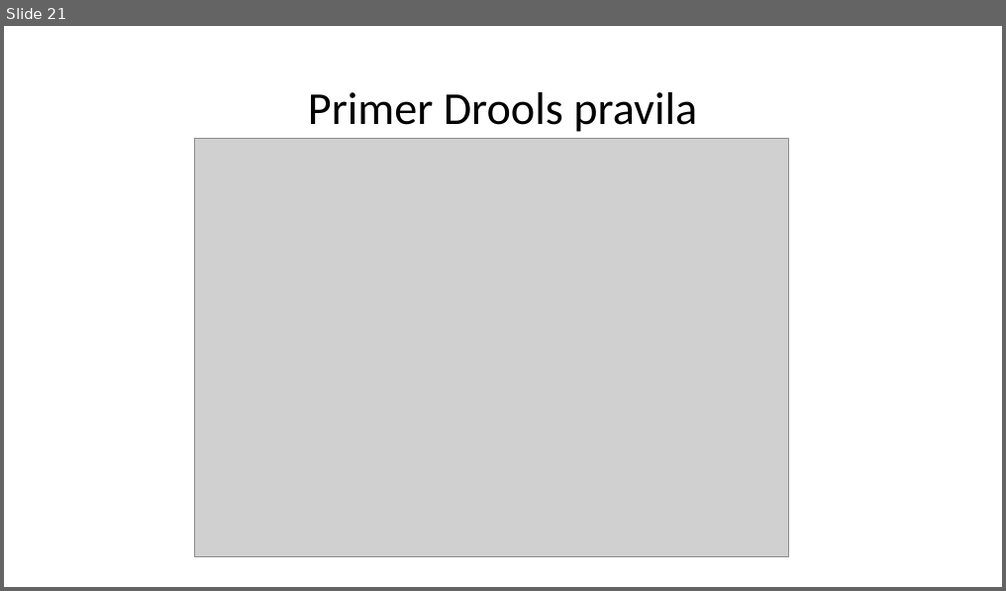
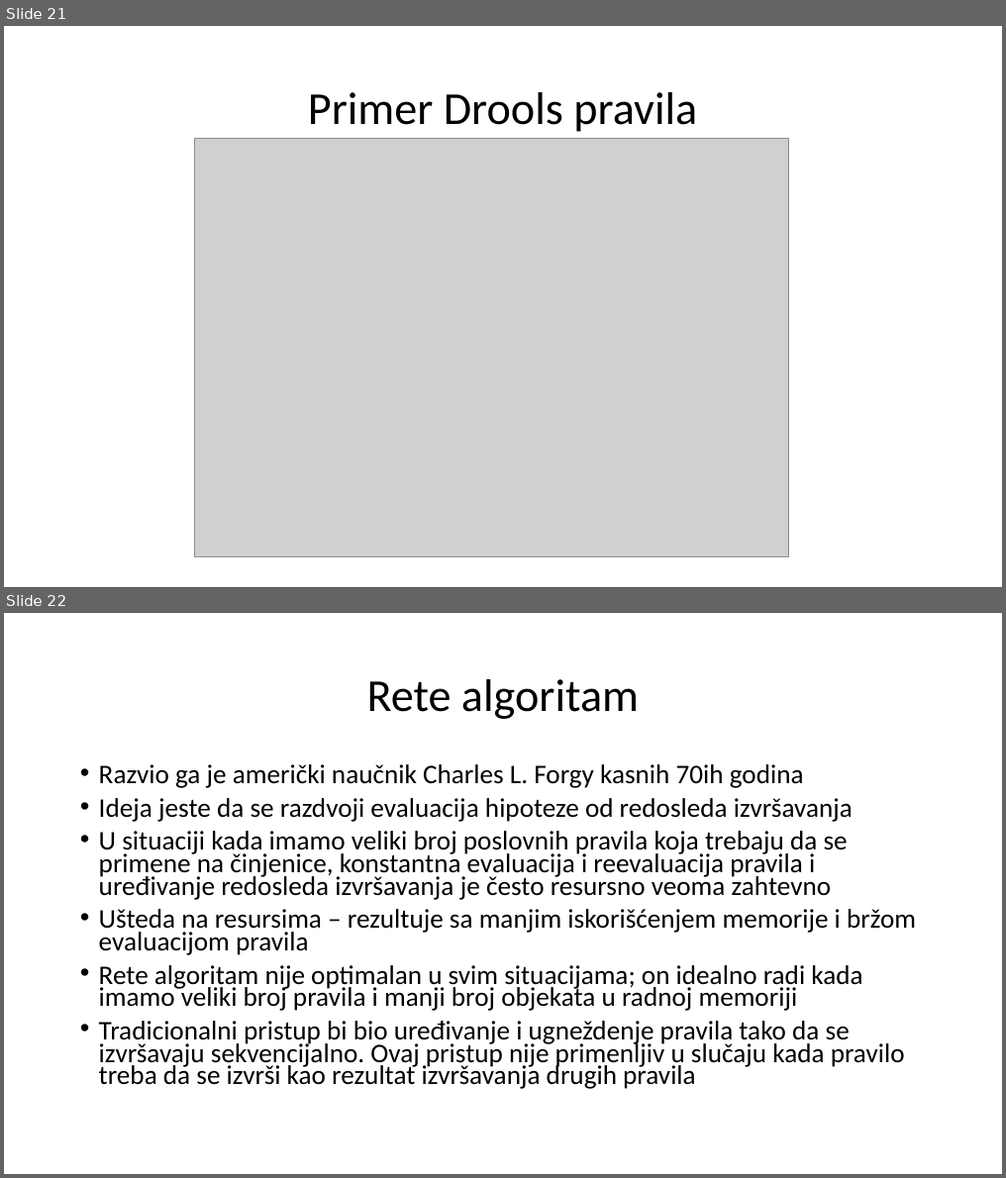
Before and after one commit to MileMiljanovic/StudentPortal, a slide deck: Rukovanje pravilima u poslovnim web aplikacijama.pptx. Shown one above the other, each under a label of ours: slide 21 before the commit, slides 21 and 22 after it. The pictures are 1006x591 and 1006x1178 pixels, drawn with LibreOffice and Linux fonts; fonts in the diff are those of the drawing; grey boxes stand for pictures. Boxes give left, top, right and bottom in pixels: in the first picture for what was removed or moved away, otherwise in the second. Text is boxed around its words. In the diff, an @@ line names an element or a change of style, - is before the commit and + after.

```diff
--- a/Rukovanje pravilima u poslovnim web aplikacijama.pptx
+++ b/Rukovanje pravilima u poslovnim web aplikacijama.pptx
@@ slide 22 added at <box>4,613,1002,1174</box>, background #FFFFFF @@
@@ title added at <box>367,679,639,719</box>, 44 pt, text #000000 @@
+Rete algoritam
@@ text added at <box>99,764,916,1089</box>, 25.9 pt, text #000000 @@
+• Razvio ga je američki naučnik Charles L. Forgy kasnih 70ih godina
+• Ideja jeste da se razdvoji evaluacija hipoteze od redosleda izvršavanja
+• U situaciji kada imamo veliki broj poslovnih pravila koja trebaju da se primene na činjenice, konstantna evaluacija i reevaluacija pravila i uređivanje redosleda izvršavanja je često resursno veoma zahtevno
+• Ušteda na resursima – rezultuje sa manjim iskorišćenjem memorije i bržom evaluacijom pravila
+• Rete algoritam nije optimalan u svim situacijama; on idealno radi kada imamo veliki broj pravila i manji broj objekata u radnoj memoriji
+• Tradicionalni pristup bi bio uređivanje i ugneždenje pravila tako da se izvršavaju sekvencijalno. Ovaj pristup nije primenljiv u slučaju kada pravilo treba da se izvrši kao rezultat izvršavanja drugih pravila
```
Also in this commit, not shown: 15 other slides added.
